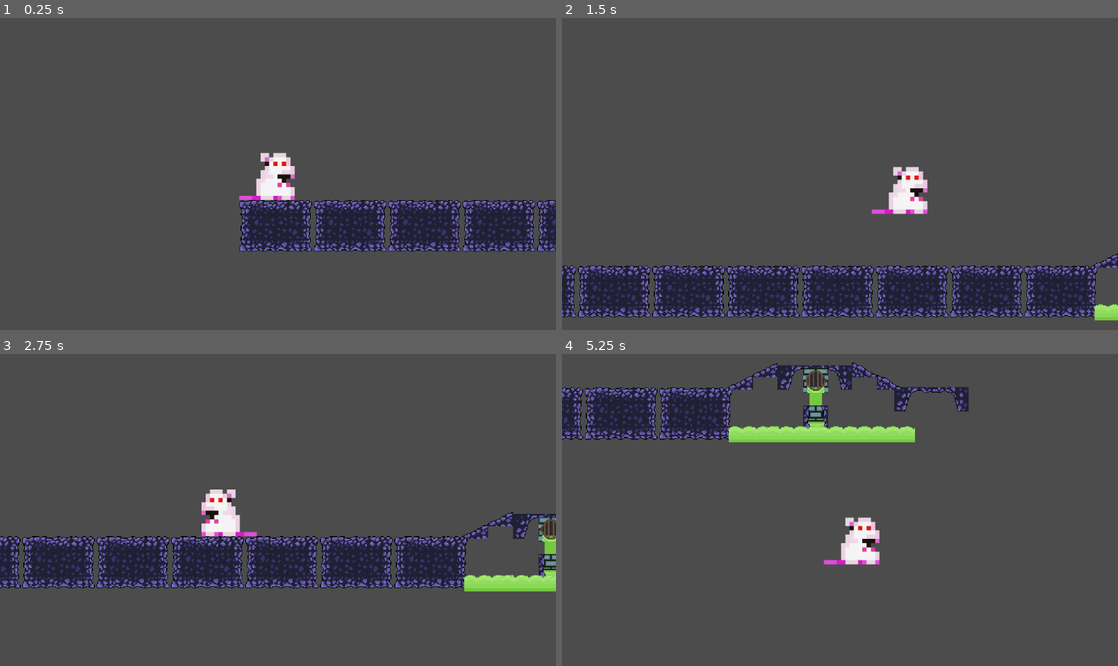
Above: before the commit, frames 1-4 (two rows, left to right).
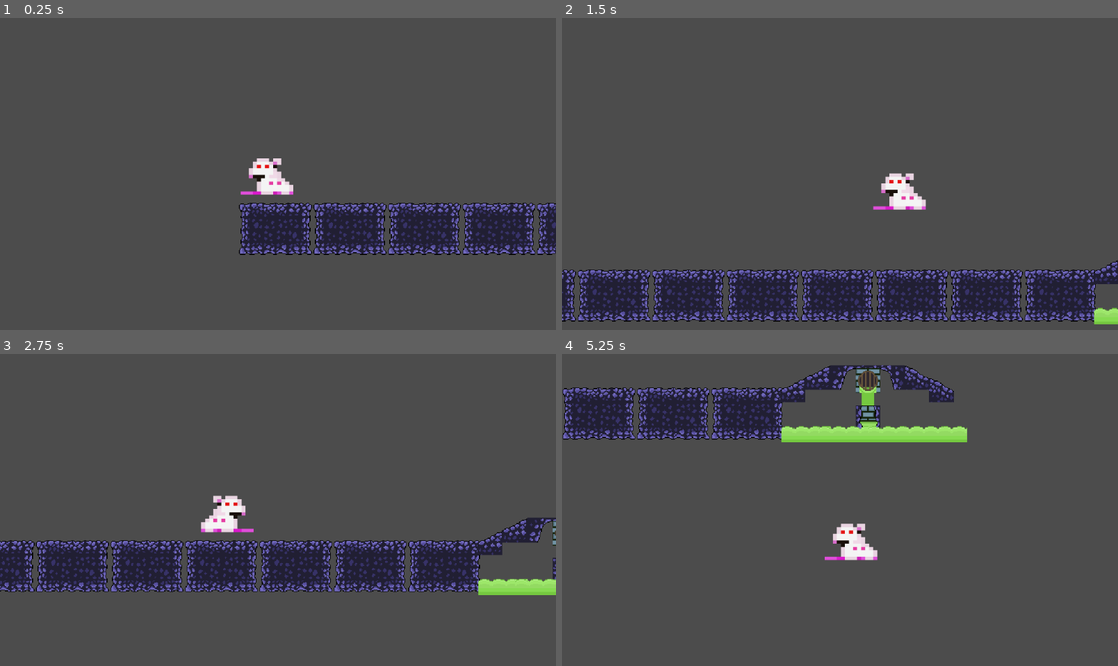
Above: after the commit, the same moments.

Repository: JucanAndreiDaniel/ConquerSewers
Game: Godot game, scene res://Node2D.tscn
The game is run twice, just before and just after one commit, with the same random seed, the same clock (stepped at 60 frames per second) and the same inputs.
Inputs:
- Up to frame 1 (0.25 s): no input
- Up to frame 2 (1.5 s): hold D (right) from 0.53 s (still down); tap W (jump) at 0.77 s
- Up to frame 3 (2.75 s): tap W (jump) at 1.52 s; release D (right) at 2.03 s; hold A (left) from 2.03 s (still down)
- Up to frame 4 (5.25 s): release A (left) at 2.78 s; hold D (right) 2.78-4.28 s; tap W (jump) at 3.02, 3.77, 4.52 s; hold A (left) 4.28-5.03 s; hold D (right) from 5.03 s (still down)

The runs differ from the first frame. In frame 1, 5.9% of the frame differs, in the area x 43-100%, y 43-76%; in frame 2, 10%; in frame 3, 12%, in the area x 0-100%, y 43-78%; in frame 4, 9.7%.

Commit message:
Idle Animation

Diff:
--- a/Node2D.tscn
+++ b/Node2D.tscn
@@ -1,6 +1,6 @@
-[gd_scene load_steps=19 format=2]
-
-[ext_resource path="res://Cave & Sewer/New_Piskel_1.png" type="Texture" id=1]
+[gd_scene load_steps=24 format=2]
+
+[ext_resource path="res://Cave & Sewer/player/idle.png" type="Texture" id=1]
 [ext_resource path="res://Cave & Sewer/cave_sewer_tileset.png" type="Texture" id=2]
 [ext_resource path="res://player.gd" type="Script" id=3]
 
@@ -128,30 +128,100 @@
 } ]
 3/z_index = 0
 
+[sub_resource type="ConvexPolygonShape2D" id=9]
+points = PoolVector2Array( 32, 32, 0, 32, 0, 16, 32, 0 )
+
+[sub_resource type="ConvexPolygonShape2D" id=13]
+points = PoolVector2Array( 0, 0, 32, 16, 32, 32, 0, 32 )
+
+[sub_resource type="ConvexPolygonShape2D" id=16]
+points = PoolVector2Array( 32, 0, 32, 16, 0, 16, 0, 16 )
+
+[sub_resource type="ConvexPolygonShape2D" id=17]
+points = PoolVector2Array( 0, 0, 32, 0, 32, 32, 0, 32 )
+
+[sub_resource type="ConvexPolygonShape2D" id=18]
+points = PoolVector2Array( 0, 32, 0, 16, 32, 0, 32, 32, 32, 32 )
+
 [sub_resource type="ConvexPolygonShape2D" id=14]
 points = PoolVector2Array( 0, 32, 0, 0, 96, 0, 96, 32, 84, 32, 76, 8, 24, 8, 16, 32, 16, 32 )
-
-[sub_resource type="ConvexPolygonShape2D" id=20]
-points = PoolVector2Array( 0.182037, 28.3202, 31.4145, 13.1323, 32, 32, 0, 32 )
-
-[sub_resource type="ConvexPolygonShape2D" id=21]
-points = PoolVector2Array( 0, 13.0544, 2.91942, 12.9765, 6.73586, 15.6247, 10.7859, 16.4035, 12.7331, 17.7276, 13.9793, 19.2853, 15.7707, 19.2853, 18.1852, 22.0892, 19.9766, 24.1143, 22.5468, 24.4258, 23.5593, 25.9057, 25.5065, 26.373, 26.1296, 27.5413, 28.7777, 27.6192, 30.0239, 28.8654, 31.5038, 29.4885, 31.9711, 31.7472, 0, 32 )
 
 [sub_resource type="TileSet" id=10]
 0/name = "cave_sewer_tileset.png 0"
 0/texture = ExtResource( 2 )
 0/tex_offset = Vector2( 0, 0 )
 0/modulate = Color( 1, 1, 1, 1 )
-0/region = Rect2( 178, 27, 0, 0 )
+0/region = Rect2( 160, 12, 32, 16 )
 0/tile_mode = 0
 0/occluder_offset = Vector2( 0, 0 )
 0/navigation_offset = Vector2( 0, 0 )
 0/shape_offset = Vector2( 0, 0 )
 0/shape_transform = Transform2D( 1, 0, 0, 1, 0, 0 )
+0/shape = SubResource( 9 )
 0/shape_one_way = false
-0/shape_one_way_margin = 0.0
-0/shapes = [  ]
+0/shape_one_way_margin = 1.0
+0/shapes = [ {
+"autotile_coord": Vector2( 0, 0 ),
+"one_way": false,
+"one_way_margin": 1.0,
+"shape": SubResource( 9 ),
+"shape_transform": Transform2D( 1, 0, 0, 1, 0, 0 )
+} ]
 0/z_index = 0
+1/name = "cave_sewer_tileset.png 1"
+1/texture = ExtResource( 2 )
+1/tex_offset = Vector2( 0, 0 )
+1/modulate = Color( 1, 1, 1, 1 )
+1/region = Rect2( 192, 12, 32, 32 )
+1/tile_mode = 0
+1/occluder_offset = Vector2( 0, 0 )
+1/navigation_offset = Vector2( 0, 0 )
+1/shape_offset = Vector2( 0, 0 )
+1/shape_transform = Transform2D( 1, 0, 0, 1, 0, 0 )
+1/shape = SubResource( 13 )
+1/shape_one_way = false
+1/shape_one_way_margin = 1.0
+1/shapes = [ {
+"autotile_coord": Vector2( 0, 0 ),
+"one_way": false,
+"one_way_margin": 1.0,
+"shape": SubResource( 13 ),
+"shape_transform": Transform2D( 1, 0, 0, 1, 0, 0 )
+} ]
+1/z_index = 0
+2/name = "cave_sewer_tileset.png 2"
+2/texture = ExtResource( 2 )
+2/tex_offset = Vector2( 0, 0 )
+2/modulate = Color( 1, 1, 1, 1 )
+2/region = Rect2( 160, 12, 32, 32 )
+2/tile_mode = 0
+2/occluder_offset = Vector2( 0, 0 )
+2/navigation_offset = Vector2( 0, 0 )
+2/shape_offset = Vector2( 0, 0 )
+2/shape_transform = Transform2D( 1, 0, 0, 1, 0, 0 )
+2/shape = SubResource( 16 )
+2/shape_one_way = false
+2/shape_one_way_margin = 1.0
+2/shapes = [ {
+"autotile_coord": Vector2( 0, 0 ),
+"one_way": false,
+"one_way_margin": 1.0,
+"shape": SubResource( 16 ),
+"shape_transform": Transform2D( 1, 0, 0, 1, 0, 0 )
+}, {
+"autotile_coord": Vector2( 0, 0 ),
+"one_way": false,
+"one_way_margin": 1.0,
+"shape": SubResource( 17 ),
+"shape_transform": Transform2D( 1, 0, 0, 1, 0, 0 )
+}, {
+"autotile_coord": Vector2( 0, 0 ),
+"one_way": false,
+"one_way_margin": 1.0,
+"shape": SubResource( 18 ),
+"shape_transform": Transform2D( 1, 0, 0, 1, 0, 0 )
+} ]
+2/z_index = 0
 3/name = "cave_sewer_tileset.png 3"
 3/texture = ExtResource( 2 )
 3/tex_offset = Vector2( 0, 0 )
@@ -173,66 +243,6 @@
 "shape_transform": Transform2D( 1, 0, 0, 1, 0, 0 )
 } ]
 3/z_index = 0
-4/name = "cave_sewer_tileset.png 4"
-4/texture = ExtResource( 2 )
-4/tex_offset = Vector2( 0, 0 )
-4/modulate = Color( 1, 1, 1, 1 )
-4/region = Rect2( 160, 0, 32, 32 )
-4/tile_mode = 1
-4/autotile/bitmask_mode = 0
-4/autotile/bitmask_flags = [  ]
-4/autotile/icon_coordinate = Vector2( 0, 0 )
-4/autotile/tile_size = Vector2( 32, 32 )
-4/autotile/spacing = 0
-4/autotile/occluder_map = [  ]
-4/autotile/navpoly_map = [  ]
-4/autotile/priority_map = [  ]
-4/autotile/z_index_map = [  ]
-4/occluder_offset = Vector2( 0, 0 )
-4/navigation_offset = Vector2( 0, 0 )
-4/shape_offset = Vector2( 0, 0 )
-4/shape_transform = Transform2D( 1, 0, 0, 1, 0, 0 )
-4/shape = SubResource( 20 )
-4/shape_one_way = false
-4/shape_one_way_margin = 1.0
-4/shapes = [ {
-"autotile_coord": Vector2( 0, 0 ),
-"one_way": false,
-"one_way_margin": 1.0,
-"shape": SubResource( 20 ),
-"shape_transform": Transform2D( 1, 0, 0, 1, 0, 0 )
-} ]
-4/z_index = 0
-5/name = "cave_sewer_tileset.png 5"
-5/texture = ExtResource( 2 )
-5/tex_offset = Vector2( 0, 0 )
-5/modulate = Color( 1, 1, 1, 1 )
-5/region = Rect2( 192, 0, 32, 32 )
-5/tile_mode = 1
-5/autotile/bitmask_mode = 0
-5/autotile/bitmask_flags = [  ]
-5/autotile/icon_coordinate = Vector2( 0, 0 )
-5/autotile/tile_size = Vector2( 32, 32 )
-5/autotile/spacing = 0
-5/autotile/occluder_map = [  ]
-5/autotile/navpoly_map = [  ]
-5/autotile/priority_map = [  ]
-5/autotile/z_index_map = [  ]
-5/occluder_offset = Vector2( 0, 0 )
-5/navigation_offset = Vector2( 0, 0 )
-5/shape_offset = Vector2( 0, 0 )
-5/shape_transform = Transform2D( 1, 0, 0, 1, 0, 0 )
-5/shape = SubResource( 21 )
-5/shape_one_way = false
-5/shape_one_way_margin = 1.0
-5/shapes = [ {
-"autotile_coord": Vector2( 0, 0 ),
-"one_way": false,
-"one_way_margin": 1.0,
-"shape": SubResource( 21 ),
-"shape_transform": Transform2D( 1, 0, 0, 1, 0, 0 )
-} ]
-5/z_index = 0
 
 [sub_resource type="TileSet" id=15]
 0/name = "cave_sewer_tileset.png 0"
@@ -843,6 +853,38 @@
 [sub_resource type="CapsuleShape2D" id=4]
 radius = 20.0
 
+[sub_resource type="Animation" id=20]
+resource_name = "Idle"
+length = 1.5
+loop = true
+tracks/0/type = "value"
+tracks/0/path = NodePath("Sprite:frame")
+tracks/0/interp = 1
+tracks/0/loop_wrap = true
+tracks/0/imported = false
+tracks/0/enabled = true
+tracks/0/keys = {
+"times": PoolRealArray( 0, 0.1, 0.2, 0.3, 0.4, 0.6, 0.8, 1, 1.2, 1.4 ),
+"transitions": PoolRealArray( 1, 1, 1, 1, 1, 1, 1, 1, 1, 1 ),
+"update": 1,
+"values": [ 0, 1, 2, 3, 4, 5, 6, 7, 8, 10 ]
+}
+
+[sub_resource type="Animation" id=21]
+length = 0.001
+tracks/0/type = "value"
+tracks/0/path = NodePath("Sprite:frame")
+tracks/0/interp = 1
+tracks/0/loop_wrap = true
+tracks/0/imported = false
+tracks/0/enabled = true
+tracks/0/keys = {
+"times": PoolRealArray( 0 ),
+"transitions": PoolRealArray( 1 ),
+"update": 0,
+"values": [ 0 ]
+}
+
 [node name="Node2D" type="Node2D"]
 
 [node name="TileMap" type="TileMap" parent="."]
@@ -850,14 +892,14 @@
 cell_size = Vector2( 16, 16 )
 cell_custom_transform = Transform2D( 16, 0, 0, 16, 0, 0 )
 format = 1
-tile_data = PoolIntArray( 0, 0, 0, 6, 0, 0, 12, 0, 0, 18, 0, 0, 24, 0, 0, 30, 0, 0, 36, 0, 0, 42, 0, 0, 61, 3, 0 )
+tile_data = PoolIntArray( 0, 0, 0, 6, 0, 0, 12, 0, 0, 18, 0, 0, 24, 0, 0, 30, 0, 0, 36, 0, 0, 42, 0, 0 )
 
 [node name="Bridge1" type="TileMap" parent="."]
 position = Vector2( -6, 4 )
 tile_set = SubResource( 10 )
 cell_size = Vector2( 16, 16 )
 format = 1
-tile_data = PoolIntArray( -196558, 4, 0, -196550, 5, 0, -131024, 4, 0, -131022, 2, 0, -131020, 3, 0, -131014, 1, 0, -131012, 5, 0, -65488, 2, 0, -65476, 1, 0 )
+tile_data = PoolIntArray( -131022, 2, 0, -131020, 3, 0, -131014, 1, 0, -65488, 2, 0, -65476, 1, 0 )
 
 [node name="Background" type="TileMap" parent="."]
 position = Vector2( 3, -8 )
@@ -878,12 +920,13 @@
 script = ExtResource( 3 )
 
 [node name="Sprite" type="Sprite" parent="player"]
-position = Vector2( 56, -32 )
-scale = Vector2( 0.5, 0.5 )
+position = Vector2( 55, -30 )
+scale = Vector2( 0.473607, 0.387252 )
 texture = ExtResource( 1 )
+hframes = 12
 
 [node name="CollisionShape2D" type="CollisionShape2D" parent="player"]
-position = Vector2( 51, -30 )
+position = Vector2( 50, -25 )
 shape = SubResource( 4 )
 
 [node name="Camera2D" type="Camera2D" parent="player"]
@@ -891,3 +934,7 @@
 current = true
 zoom = Vector2( 0.7, 0.7 )
 smoothing_enabled = true
+
+[node name="AnimationPlayer" type="AnimationPlayer" parent="player"]
+anims/Idle = SubResource( 20 )
+anims/RESET = SubResource( 21 )
--- a/player.gd
+++ b/player.gd
@@ -8,6 +8,8 @@
 var motion = Vector2(0,0)
 var facing_right = true
 var original_scale
+
+onready var _animation_player = $AnimationPlayer
 
 # Called when the node enters the scene tree for the first time.
 func _ready():
@@ -26,16 +28,18 @@
 		$Sprite.scale.x = -original_scale
 
 	if Input.is_action_pressed("right"):
+		_animation_player.stop()
 		motion.x = MAXSPEED
 		facing_right = true
 		#$Sprite.play("walk")
 	elif Input.is_action_pressed("left"):
+		_animation_player.stop()
 		motion.x = -MAXSPEED
 		facing_right = false
 		#$Sprite.play("walk")
 	else:
-		pass
-		#$Sprite.play("idle")
+		_animation_player.play("Idle")
+		_animation_player.advance(0)
 
 	if is_on_floor():
 		if Input.is_action_just_pressed("jump"):
--- a/project.godot
+++ b/project.godot
@@ -8,16 +8,6 @@
 
 config_version=4
 
-_global_script_classes=[ {
-"base": "",
-"class": "GitAPI",
-"language": "NativeScript",
-"path": "res://addons/godot-git-plugin/git_api.gdns"
-} ]
-_global_script_class_icons={
-"GitAPI": ""
-}
-
 [application]
 
 config/name="sewer_escape"
@@ -26,7 +16,7 @@
 
 [gdnative]
 
-singletons=[ "res://addons/godot-git-plugin/git_api.gdnlib" ]
+singletons=[  ]
 
 [input]
 
Binary file added: Cave & Sewer/player/idle.png
Not shown, added: Cave & Sewer/player/idle.png.import
